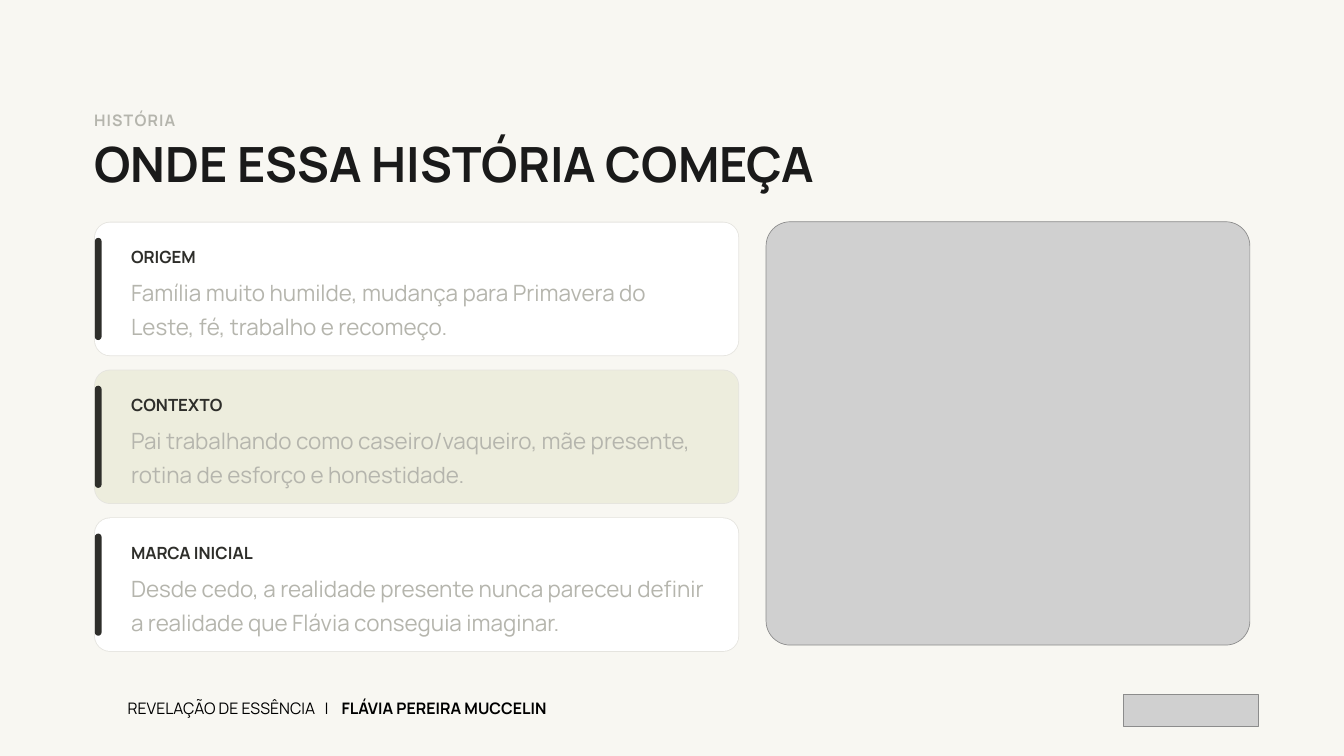
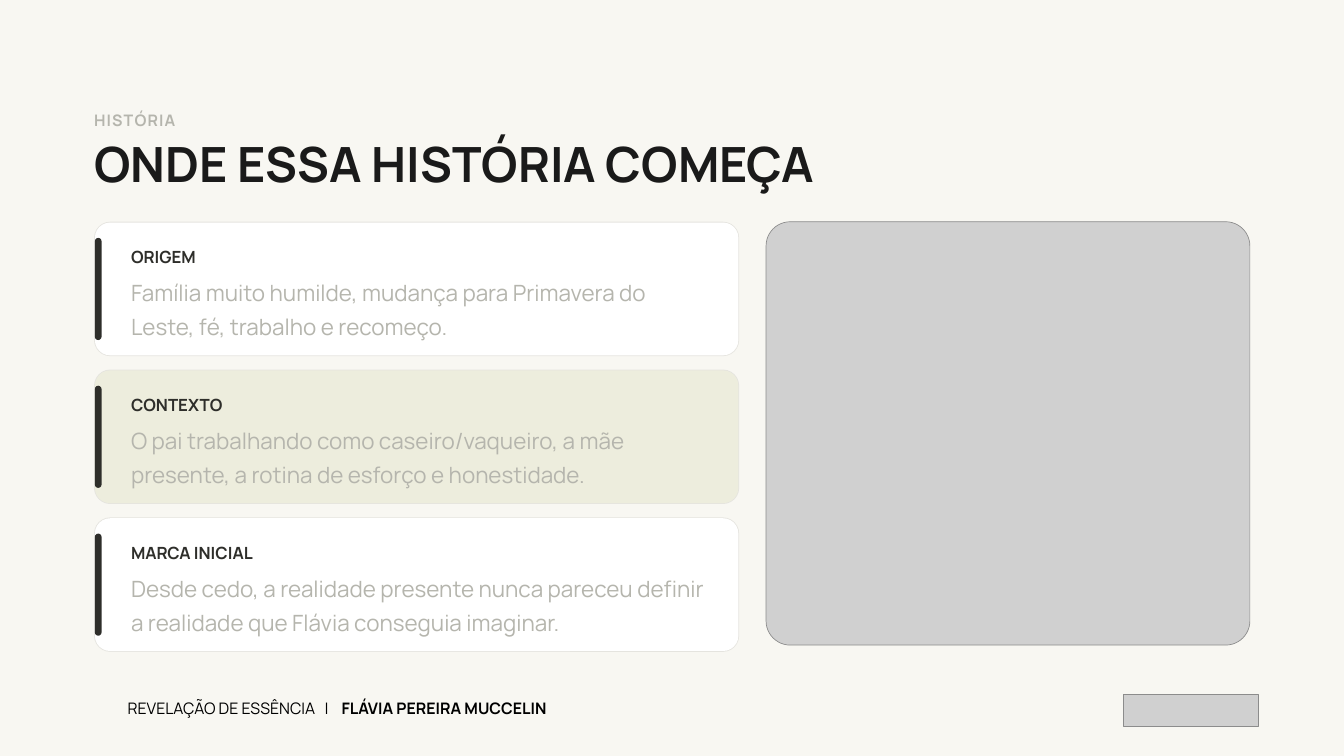
Before and after one commit to kellyalbertkabrand/Apresentacao_Revelacao_de_Essencia, a slide deck: slide 9 of Revelacao-de-Essencia-Flavia-Pereira-Muccelin.pptx (slide 5 before the commit). Drawn at 1344x756 pixels with LibreOffice and Linux fonts; fonts in the diff are those of the drawing; grey boxes stand for pictures. Boxes give left, top, right and bottom in pixels: in the first picture for what was removed or moved away, otherwise in the second. Text is boxed around its words. In the diff, an @@ line names an element or a change of style, - is before the commit and + after.

```diff
--- a/Revelacao-de-Essencia-Flavia-Pereira-Muccelin.pptx
+++ b/Revelacao-de-Essencia-Flavia-Pereira-Muccelin.pptx
@@ text at [131, 433, 625, 488]: text changed @@
-Pai trabalhando como caseiro/vaqueiro, mãe presente, rotina de esforço e honestidade.
+O pai trabalhando como caseiro/vaqueiro, a mãe presente, a rotina de esforço e honestidade.
```
Also in this commit, not shown: 16 other slides changed, 7 slides added, 1 other file.
